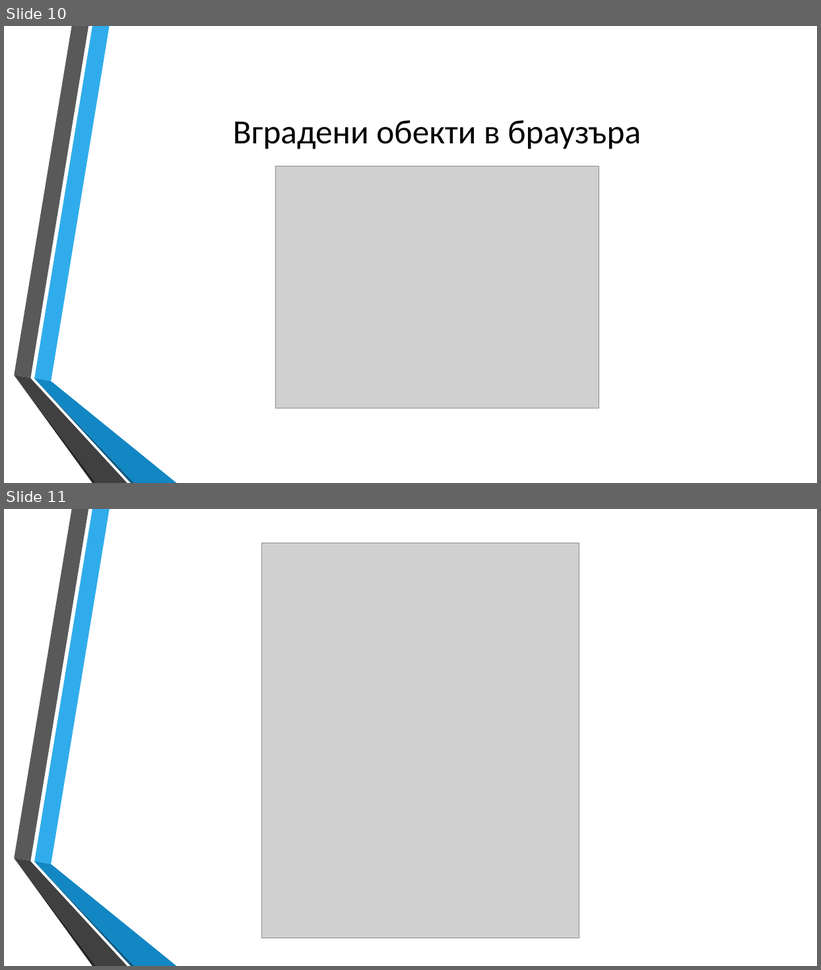
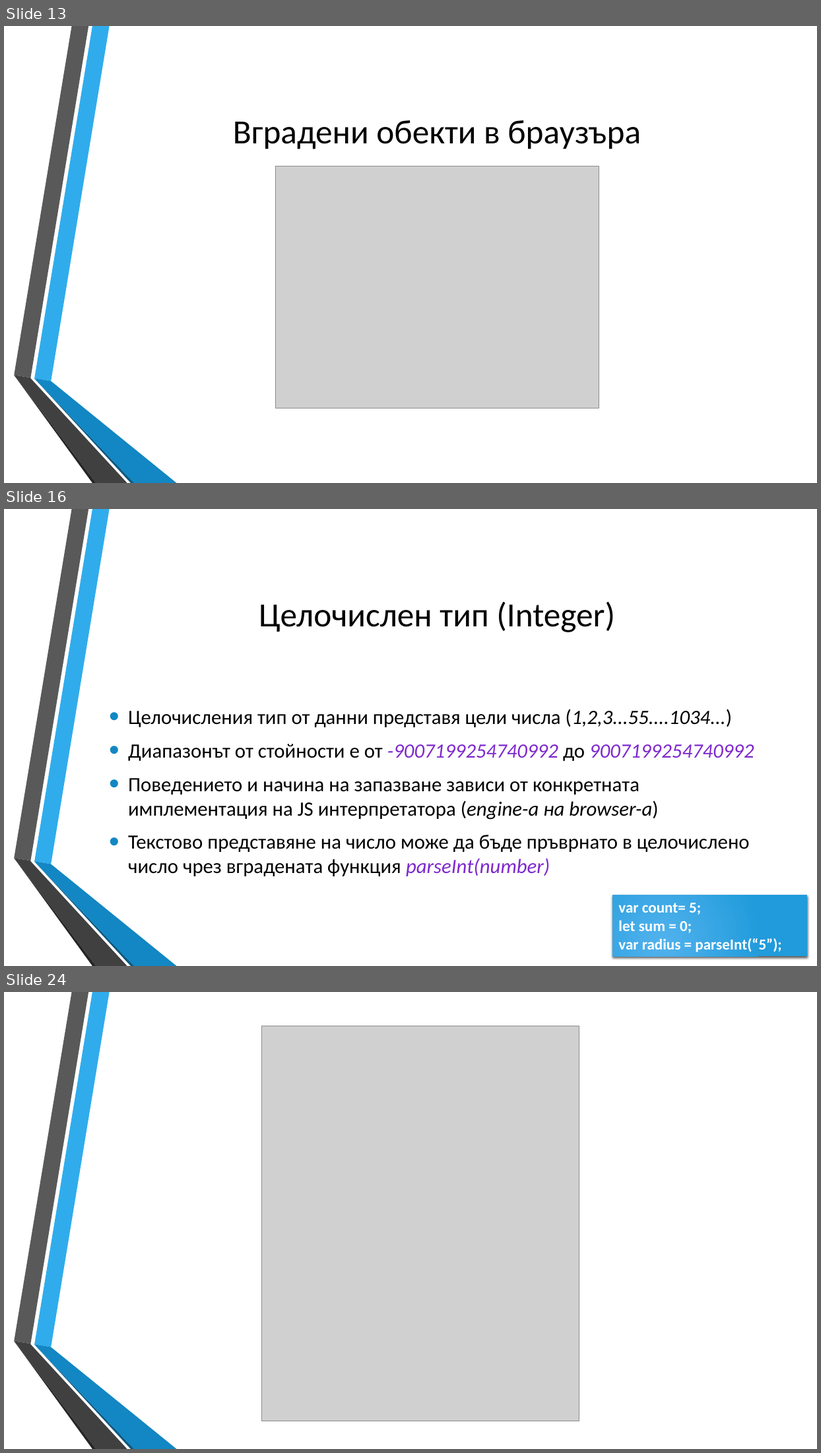
Before and after one commit to dnmitev/IT-Academy, a slide deck: JS Fundamentals/2.JS-Basics/JS-Basics.pptx. Shown one above the other, each under a label of ours: slides 10 and 11 before the commit, slides 13, 16 and 24 after it; the slides between them are not shown. The pictures are 821x970 and 821x1453 pixels, drawn with LibreOffice and Linux fonts; fonts in the diff are those of the drawing; grey boxes stand for pictures; background and template pictures are left out. Boxes give left, top, right and bottom in pixels: in the first picture for what was removed or moved away, otherwise in the second. Text is boxed around its words. In the diff, an @@ line names an element or a change of style, - is before the commit and + after.

```diff
--- a/JS Fundamentals/2.JS-Basics/JS-Basics.pptx
+++ b/JS Fundamentals/2.JS-Basics/JS-Basics.pptx
@@ slide 16 added at <box>4,509,817,966</box>, background picture (left out); not listed: 6 template elements that a slide beside it also shows @@
@@ title added at <box>259,601,615,632</box>, 40 pt, text #000000 @@
+Целочислен тип (Integer)
@@ text added at <box>128,709,754,877</box>, 24 pt, text #000000 @@
+• Целочисления тип от данни представя цели числа (1,2,3...55....1034...)
+• Диапазонът от стойности е от -9007199254740992 до 9007199254740992
+• Поведението и начина на запазване зависи от конкретната имплементация на JS интерпретатора (engine-a на browser-a)
+• Текстово представяне на число може да бъде пръврнато в целочислено число чрез вградената функция parseInt(number)
@@ rectangle added at <box>613,895,807,956</box>, fill gradient #51B3ED to #219CDB, 18 pt, text #FFFFFF, bold @@
+var count= 5;
+let sum = 0;
+var radius = parseInt(“5”);
@@ what was slide 10 is now slide 13 @@
@@ what was slide 11 is now slide 24 @@
```
Also in this commit, not shown: 1 slide changed, 12 other slides added, 5 other files.
